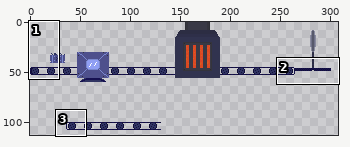
Sprite sheet, stored at android/assets/Vordergrund.png. The first picture is a wide view before the edit; the outline marks the close-up.
Close-up. The starting point:
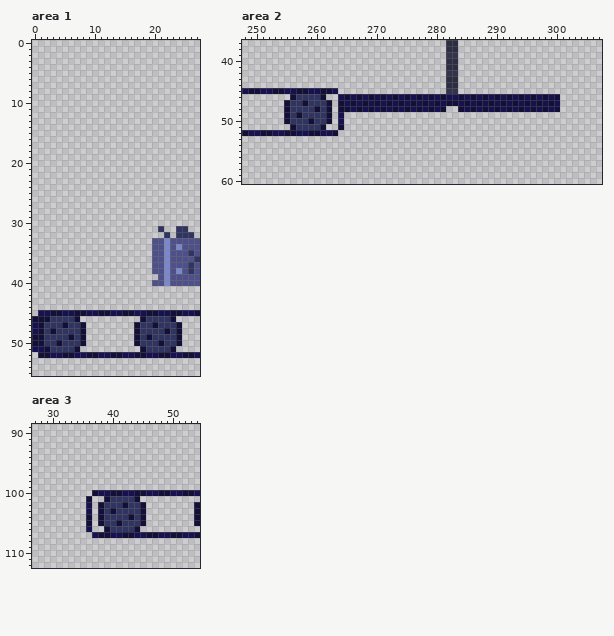
The file is 384x224 pixels. Colours within 5 levels of each other are drawn and written as one. Shown: area 1: x 0..27, y 0..55; area 2: x 248..307, y 37..60; area 3: x 27..54, y 89..112. The wide view leaves out empty margins.
The same view after the edit:
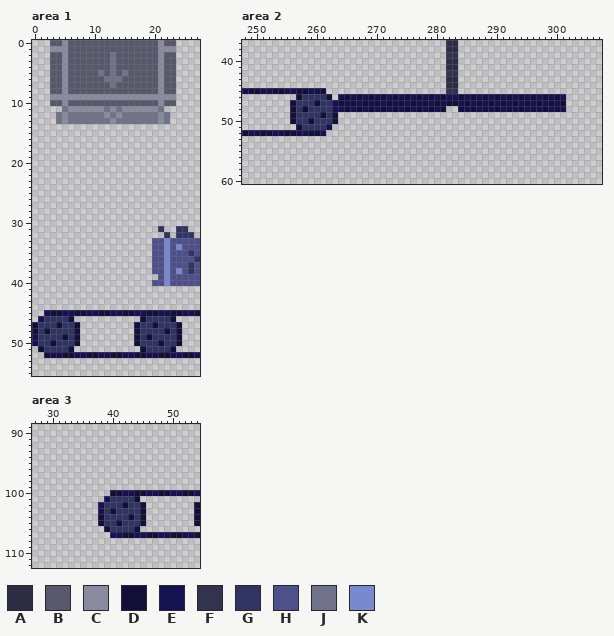
Palette (. is transparent): A #2c2d43  B #57596b  C #898b9f  D #120f38  E #161151  F #31334f  G #303462  H #4e508c  J #707289  K #7a88ce
The exact change:
Area 1:
y 0: x 3..23 ..................... -> BBCBBBBBBBBBBBBBBBCBB
y 1: x 3..23 ..................... -> CCCBBBBBBBBBBBBBBBCCC
y 2..4: x 3..23 ..................... -> BBCBBBBBBBJBBBBBBBCBB
y 5: x 3..23 ..................... -> BBCBBBBBJBJBJBBBBBCBB
y 6: x 3..23 ..................... -> BBCBBBBBBJJJBBBBBBCBB
y 7: x 3..23 ..................... -> BBCBBBBBBBJBBBBBBBCBB
y 8: x 3..23 ..................... -> BBCBBBBBBBBBBBBBBBCBB
y 9: x 3..23 ..................... -> CCCCCCCCCCCCCCCCCCCCC
y 10: x 3..23 ..................... -> BBCBBBBBBBBBBBBBBBCBB
y 11: x 5..21 ................. -> JCCCCCCJCJCCCCCCJ
y 12: x 4..22 ................... -> JCJJJJJJCJCJJJJJJCJ
y 13: x 4..22 ................... -> JCJJJJJJJCJJJJJJJCJ
y 45: x 1 E -> .
y 46: x 0..2 DDD -> .EG; x 6..7 GD -> D.
y 47: x 0..1 ED -> DG; x 4..5 GD -> DG; x 7..8 GD -> D.
y 48: x 0..3 EDGD -> DGDG; x 7..8 GD -> D.
y 49: x 0..1 DD -> EG; x 5..8 GDGD -> DGD.
y 50: x 0..1 DD -> EG; x 3..4 GD -> DG; x 7..8 GD -> D.
y 51: x 0..2 EED -> .DG; x 6..7 GD -> D.
y 52: x 1 D -> .
Area 2:
y 45: x 262..263 DE -> ..
y 46: x 256..257 DG -> .D; x 261..262 D. -> GD; x 301 . -> E
y 47: x 255..256 DG -> .D; x 258 D -> G; x 260 G -> D; x 262..263 D. -> GE; x 301 . -> D
y 48: x 255..256 DG -> .D; x 258 G -> D; x 260 D -> G; x 262..264 D.D -> GEE; x 301 . -> E
y 49: x 255..257 DGD -> .DG; x 261..264 GD.E -> DGD.
y 50: x 255..256 DG -> .D; x 262..264 D.E -> GD.
y 51: x 256..257 DG -> .D; x 261..262 D. -> GE; x 264 D -> .
y 52: x 262..263 ED -> ..
Area 3:
y 100: x 37..39 DEE -> ...
y 101: x 36 D -> .; x 39 D -> E
y 102..103: x 36 E -> .; x 38 D -> E
y 104..105: x 36 D -> .
y 106: x 36 E -> .
y 107: x 37..39 EDD -> ...
